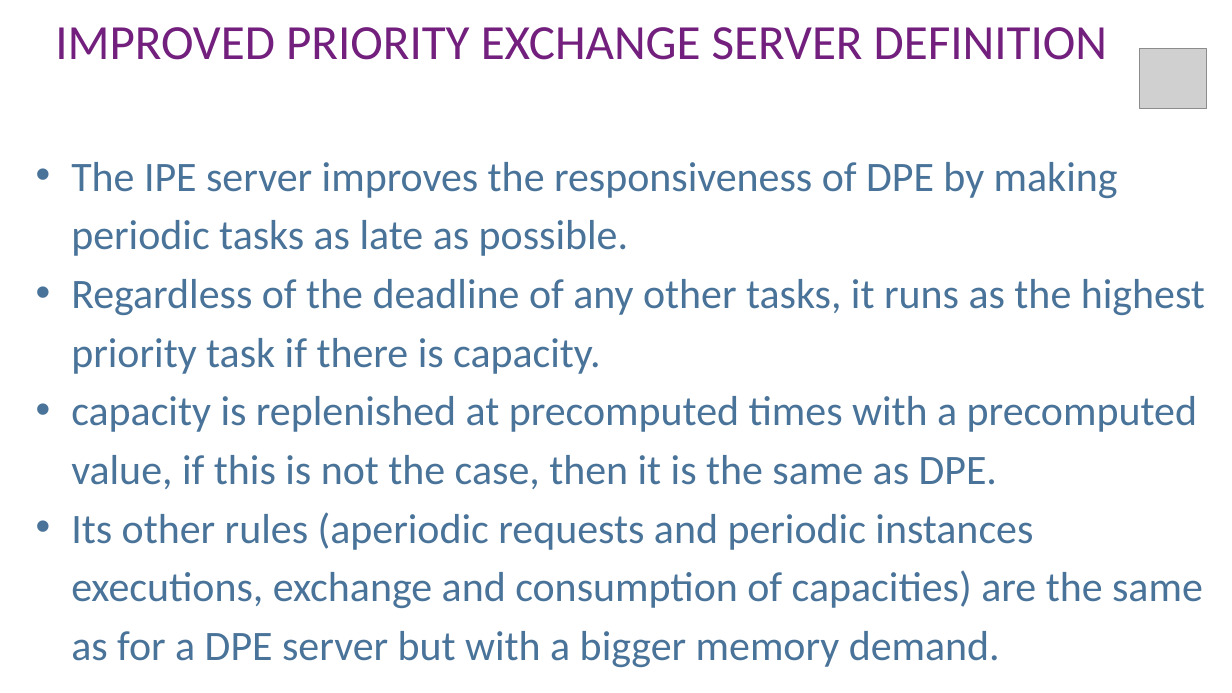
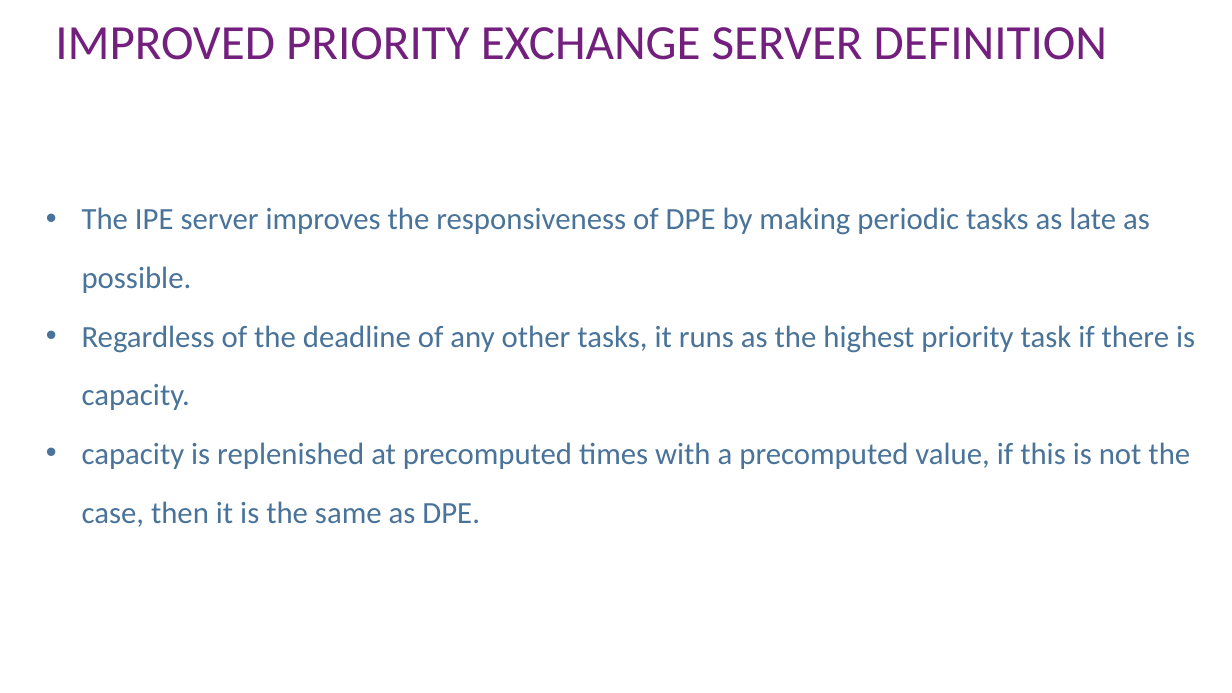
Before and after one commit to DrLeozeez/Real-Time-Systems, a slide deck: slide 3 of Improved Priority Exchange Server/Presentation Slide/IMPROVED PRIORITY EXCHANGE SERVER.pptx (slide 4 before the commit). Drawn at 1232x693 pixels with LibreOffice and Linux fonts; fonts in the diff are those of the drawing; grey boxes stand for pictures. Boxes give left, top, right and bottom in pixels: in the first picture for what was removed or moved away, otherwise in the second. Text is boxed around its words. In the diff, an @@ line names an element or a change of style, - is before the commit and + after.

```diff
--- a/Improved Priority Exchange Server/Presentation Slide/IMPROVED PRIORITY EXCHANGE SERVER.pptx
+++ b/Improved Priority Exchange Server/Presentation Slide/IMPROVED PRIORITY EXCHANGE SERVER.pptx
@@ picture removed at (1140, 49, 1206, 108) @@
@@ text "The IPE server improves the ...": place and size @@
-text "The IPE server improves the ..." at (71, 162, 1205, 667)
+text "The IPE server improves the ..." at (82, 207, 1195, 527)
@@ text "The IPE server improves the ..." at (82, 207, 1195, 527): size 49 to 36 pt @@
@@ text at (71, 512, 1203, 667): paragraph removed @@
-  • Its other rules (aperiodic requests and periodic instances executions, exchange and consumption of capacities) are the same as for a DPE server but with a bigger memory demand.
```
Also in this commit, not shown: 5 other slides changed, 1 slide added, 2 slides removed.
